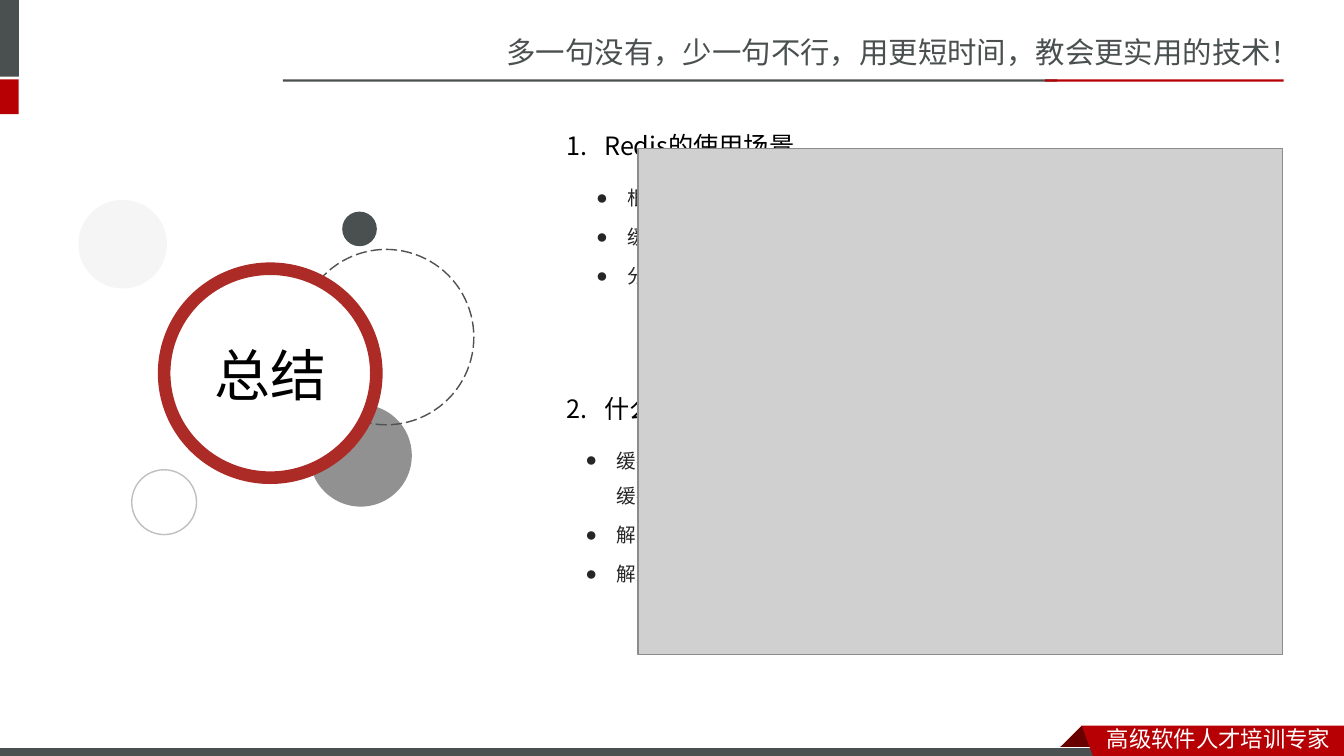
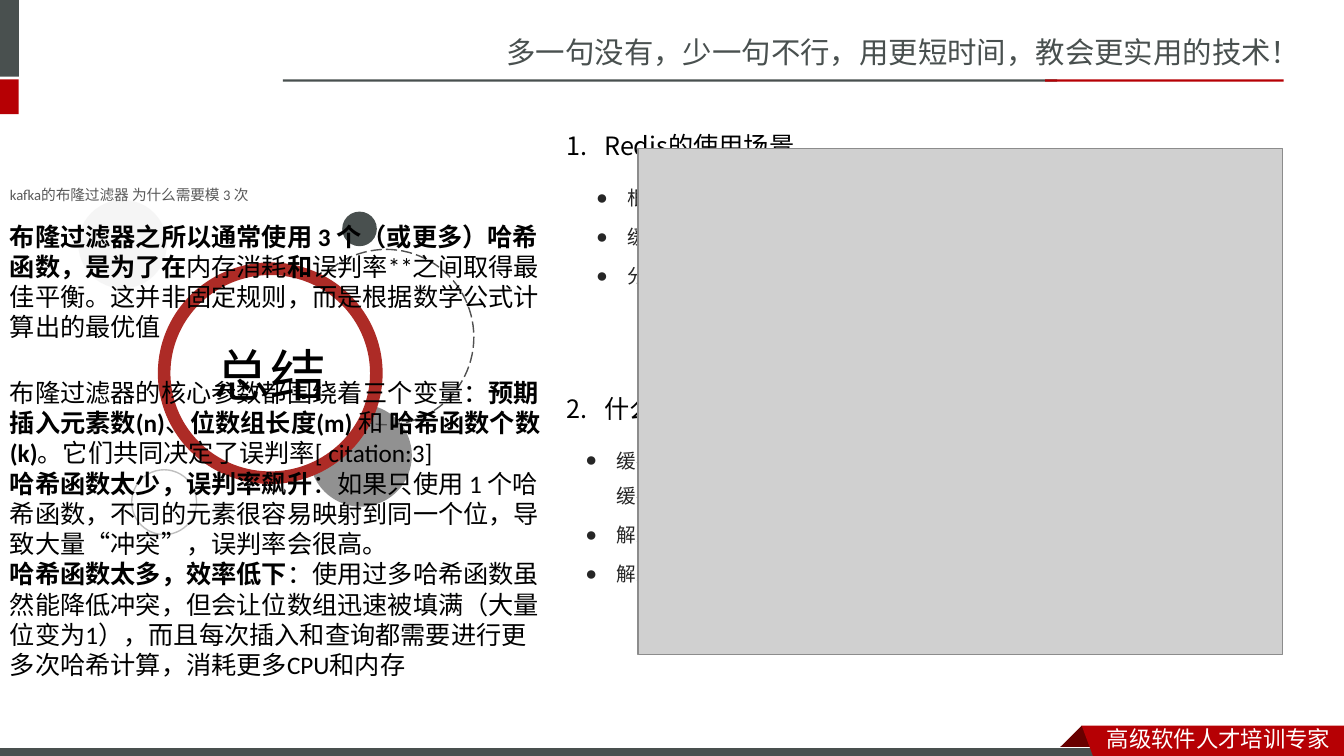
Before and after one commit to mansteinr/note-book, a slide deck: slide 12 of Java/黑马面试题/Redis/PPT/02-Redis篇.pptx. Drawn at 1344x756 pixels with LibreOffice and Linux fonts; fonts in the diff are those of the drawing; grey boxes stand for pictures; background and template pictures are left out. Boxes give left, top, right and bottom in pixels: in the first picture for what was removed or moved away, otherwise in the second. Text is boxed around its words. In the diff, an @@ line names an element or a change of style, - is before the commit and + after.

```diff
--- a/Java/黑马面试题/Redis/PPT/02-Redis篇.pptx
+++ b/Java/黑马面试题/Redis/PPT/02-Redis篇.pptx
@@ text added at [10,187,540,677], 18 pt, text #000000 @@
+kafka的布隆过滤器 为什么需要模 3 次
+布隆过滤器之所以通常使用 3 个（或更多）哈希函数，是为了在内存消耗和误判率**之间取得最佳平衡。这并非固定规则，而是根据数学公式计算出的最优值
+布隆过滤器的核心参数都围绕着三个变量：预期插入元素数(n)、位数组长度(m) 和 哈希函数个数(k)。它们共同决定了误判率[ citation:3]
+哈希函数太少，误判率飙升：如果只使用 1 个哈希函数，不同的元素很容易映射到同一个位，导致大量“冲突”，误判率会很高。
+哈希函数太多，效率低下：使用过多哈希函数虽然能降低冲突，但会让位数组迅速被填满（大量位变为1），而且每次插入和查询都需要进行更多次哈希计算，消耗更多CPU和内存
```
Also in this commit, not shown: 15 other files.
